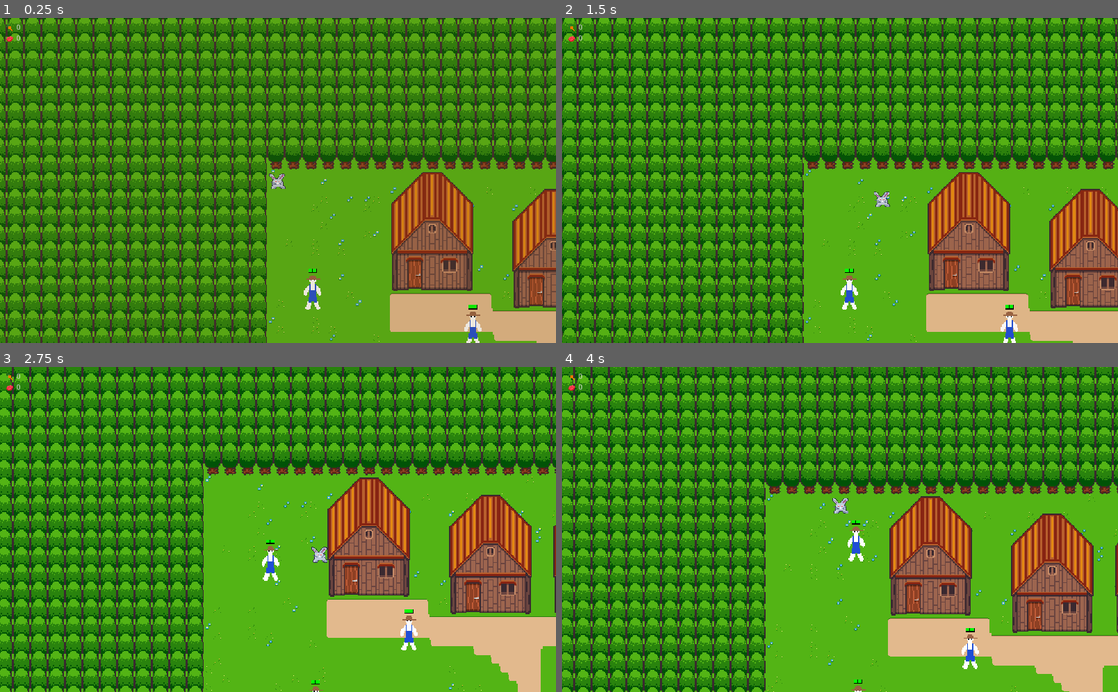
Above: before the commit, frames 1-4 (two rows, left to right).
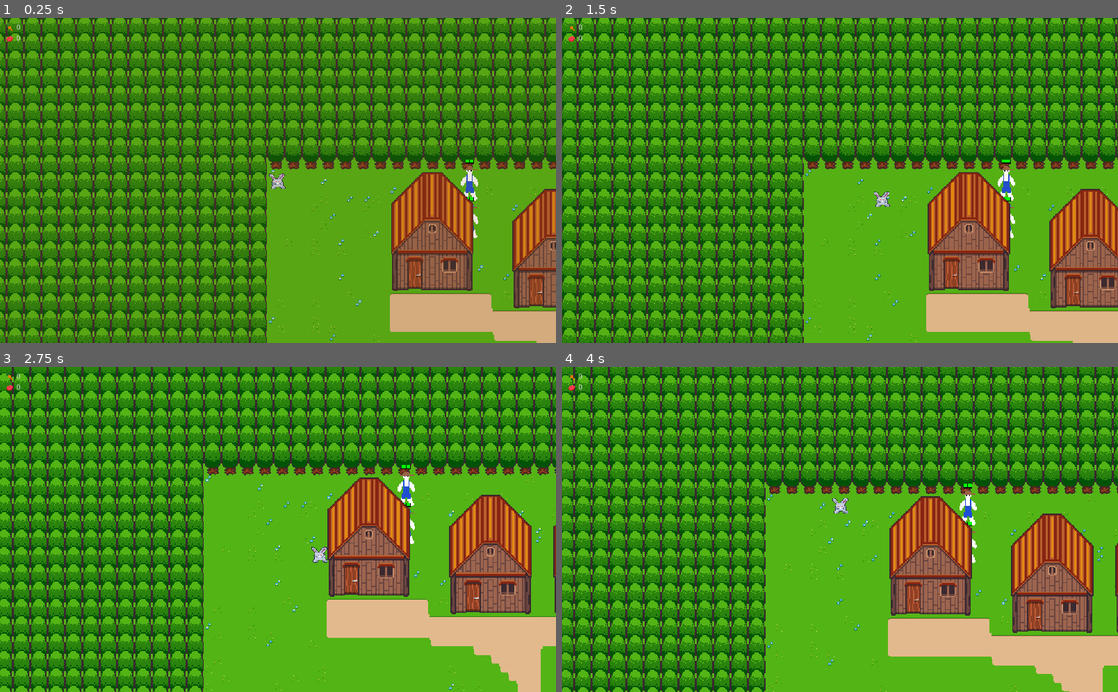
Above: after the commit, the same moments.

Repository: axerosh/rabbit-rampage
Game: Godot game, scene res://level2.tscn
The game is run twice, just before and just after one commit, with the same random seed, the same clock (stepped at 60 frames per second) and the same inputs.
Inputs:
- Up to frame 1 (0.25 s): no input
- Up to frame 2 (1.5 s): tap Enter at 0.5 s; hold D (move_right) 0.53-1.28 s; tap Space (attack) at 0.6, 1.35 s; hold S (move_down) from 1.28 s (still down)
- Up to frame 3 (2.75 s): release S (move_down) at 2.03 s; hold D (move_right) from 2.03 s (still down); tap Space (attack) at 2.1 s
- Up to frame 4 (4 s): release D (move_right) at 2.78 s; hold W (move_up) 2.78-3.53 s; tap Space (attack) at 2.85, 3.6 s; hold A (move_left) from 3.53 s (still down)

The runs differ from the first frame. In frame 1, 0.6% of the frame differs, in the area x 54-87%, y 43-100%; in frame 2, 0.6%; in frame 3, 0.7%; in frame 4, 0.7%, in the area x 51-75%, y 35-100%.

Commit message:
Add villager spawner skell

Diff:
--- a/humans/bandit.gd
+++ b/humans/bandit.gd
@@ -6,7 +6,6 @@
 const attack_cooldown_time: float = 2.0
 
 var current_target: Farmer = null
-var is_enabled: bool = true
 var time_until_attack: float = 0.0
 var attack_damage: int = 1
 
--- a/humans/farmer.gd
+++ b/humans/farmer.gd
@@ -46,6 +46,8 @@
 
 
 func _process(delta: float) -> void:
+	if !is_enabled:
+		return;
 	time_until_drop -= delta;
 	if (time_until_drop <= 0.0):
 		time_until_drop = time_between_drops;
--- a/humans/human.gd
+++ b/humans/human.gd
@@ -2,6 +2,7 @@
 class_name Human
 
 var health: int = 2;
+export var is_enabled: bool = true
 
 signal died(human)
 var is_dead: bool = false;
--- a/humans/spawn_manager.gd
+++ b/humans/spawn_manager.gd
@@ -17,7 +17,7 @@
 	init_zones()
 	var _result = DayNightManager.connect("day_night_changed", self, "on_DayNightManager_day_night_changed")
 
-	#test_spawn_all_corners()
+	test_spawn_all_corners()
 
 func init_zones() -> void:
 	spawn_zones.clear()
@@ -45,7 +45,7 @@
 		var spawn_zone = obj as SpawnZone
 		if (spawn_zone.acculumated_area > roll):
 			var spawn_point: Vector2 = spawn_zone.get_point_in_zone(rng)
-			var spawned_scene: Bandit = scene_to_spawn.instance()
+			var spawned_scene: Human = scene_to_spawn.instance()
 			add_child(spawned_scene)
 			spawned_scene.global_position = spawn_point
 			return
@@ -58,7 +58,7 @@
 	for spawn_zone in get_children():
 		if (spawn_zone is SpawnZone):
 			for spawn_point in (spawn_zone as SpawnZone).get_corner_points():
-				var spawned_scene: Bandit = scene_to_spawn.instance()
+				var spawned_scene: Human = scene_to_spawn.instance()
 				spawned_scene.is_enabled = false
 				call_deferred("add_child", spawned_scene)
 				spawned_scene.global_position = spawn_point
--- a/level2.tscn
+++ b/level2.tscn
@@ -361,20 +361,34 @@
 position = Vector2( 20, 20 )
 
 [node name="Farmer1" parent="." instance=ExtResource( 3 )]
+visible = false
 position = Vector2( 84, 227 )
 
 [node name="Farmer2" parent="." instance=ExtResource( 3 )]
+visible = false
 position = Vector2( 206, 422 )
 
 [node name="Farmer3" parent="." instance=ExtResource( 3 )]
+visible = false
 position = Vector2( 379, 294 )
 
+[node name="VillagerSpawner" type="Node2D" parent="."]
+script = ExtResource( 6 )
+scene_to_spawn = ExtResource( 3 )
+
+[node name="VillagerSpawnZone" type="Node2D" parent="VillagerSpawner"]
+position = Vector2( 688, 60 )
+script = ExtResource( 1 )
+width = 630.0
+height = 70.0
+
 [node name="BanditManager" type="Node2D" parent="."]
+visible = false
 script = ExtResource( 6 )
 scene_to_spawn = ExtResource( 5 )
 
 [node name="BanditSpawnZone" type="Node2D" parent="BanditManager"]
-position = Vector2( 688, 60 )
+position = Vector2( 274, 276 )
 script = ExtResource( 1 )
 width = 630.0
 height = 70.0
